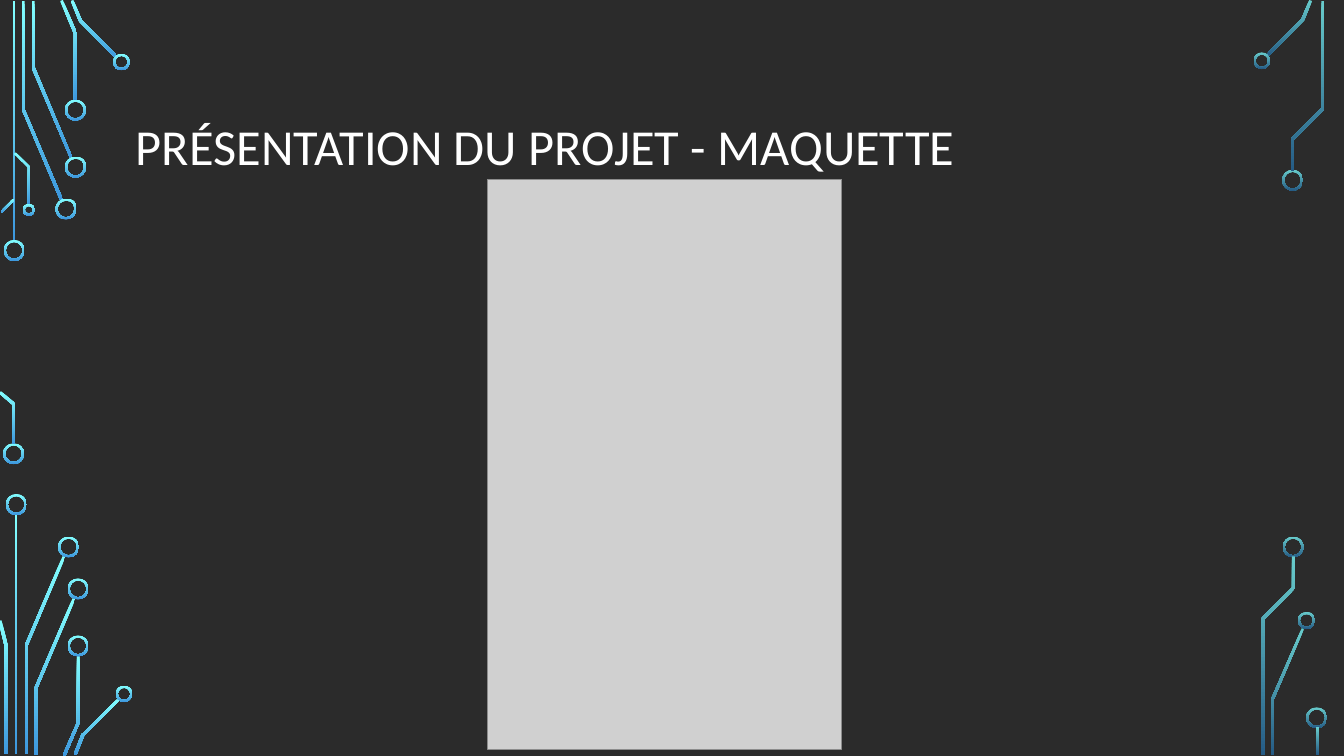
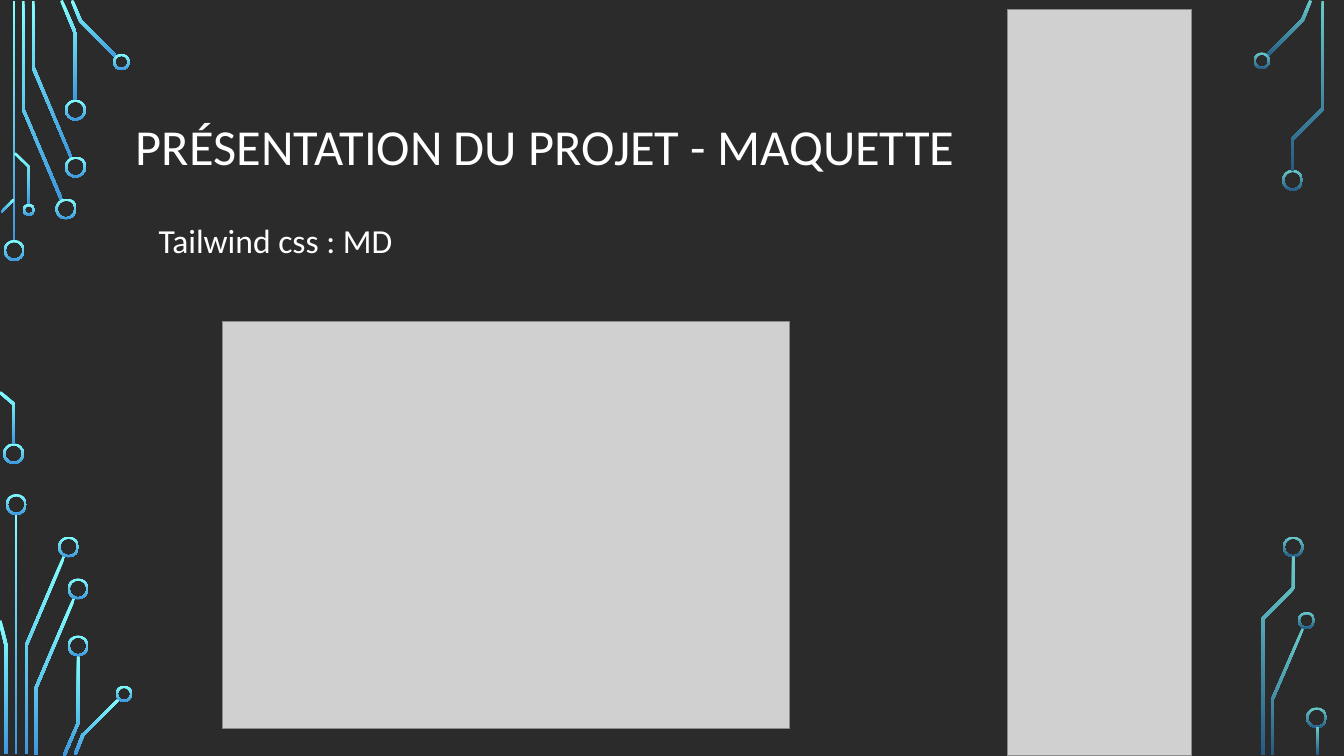
Before and after one commit to errazur/ProjetWeb, a slide deck: slide 7 of Conception-prealable/Stars of football.odp (slide 11 before the commit). Drawn at 1344x756 pixels with LibreOffice and Linux fonts; fonts in the diff are those of the drawing; grey boxes stand for pictures; background and template pictures are left out; a plain dark background stands for a picture behind light text. Boxes give left, top, right and bottom in pixels: in the first picture for what was removed or moved away, otherwise in the second. Text is boxed around its words. In the diff, an @@ line names an element or a change of style, - is before the commit and + after.

```diff
--- a/Conception-prealable/Stars of football.odp
+++ b/Conception-prealable/Stars of football.odp
@@ picture added at <box>1008,10,1193,756</box> @@
@@ text added at <box>159,229,392,254</box>, 24 pt, text #FFFFFF @@
+Tailwind css : MD
@@ picture: place and size @@
-picture at <box>487,179,842,750</box>
+picture at <box>223,322,790,729</box>
```
Also in this commit, not shown: 9 other slides changed, 10 slides added, 15 slides removed, 14 other files.
